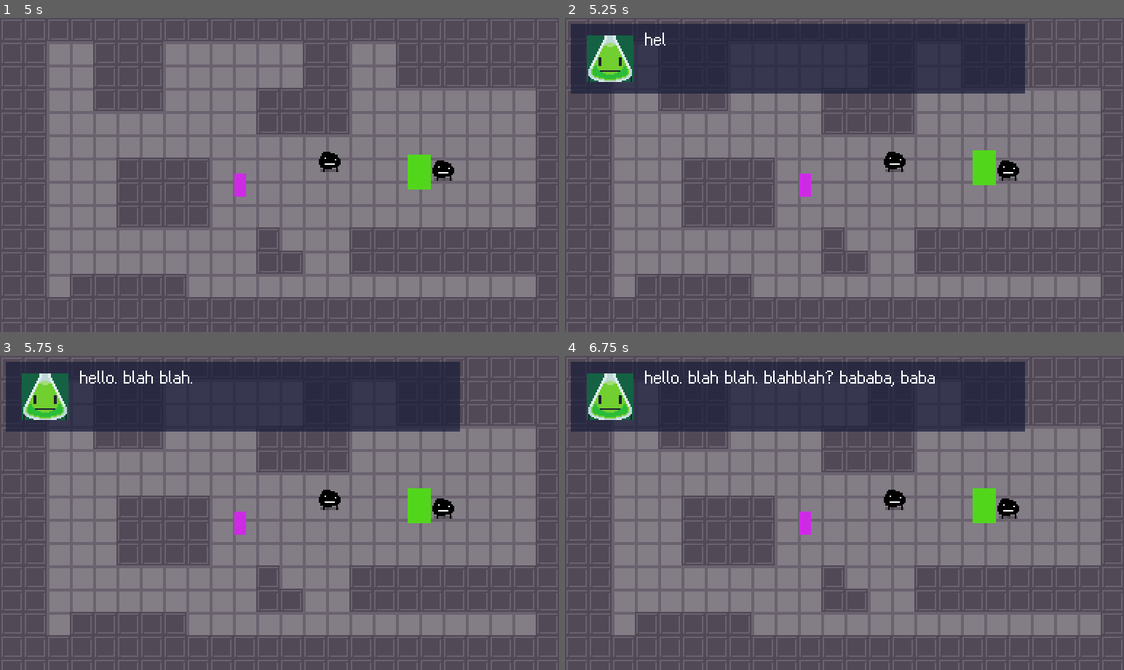
Above: before the commit, frames 1-4 (two rows, left to right).
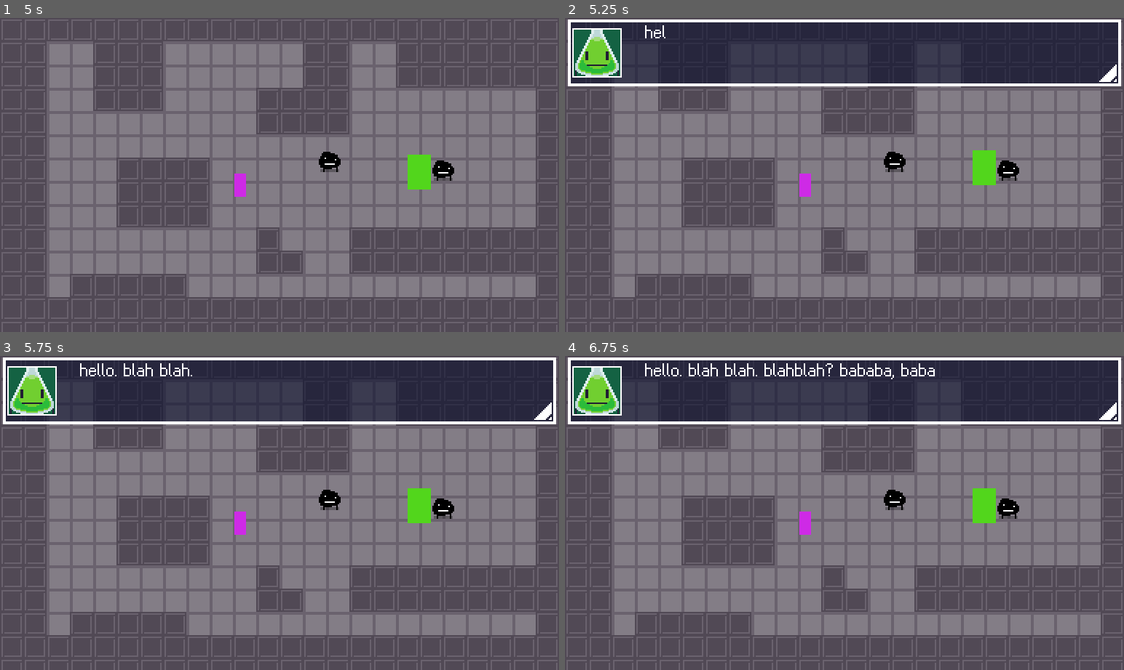
Above: after the commit, the same moments.

Repository: jiink/flask-quest
Game: Godot game, scene res://Rooms/TestRoom/TestRoom.tscn
Same seed, same stepped clock (60 frames per second), same inputs: the game is played once before the commit and once after it.
Inputs:
- Up to frame 1 (5 s): tap Enter at 0.5, 3.5 s; hold Up (up) 0.53-2.03 s; tap Z (a) at 0.6, 2.3, 2.85, 4.55 s; tap X (b) at 0.8, 1.35, 3.05, 3.6 s; tap A (x) at 1.55, 4.35 s; hold A (x) 2.03-2.78 s; hold Left (left) 2.03-3.53 s; tap Space at 2.75 s; hold Down (down) 3.53-4.28 s; hold A (x) 3.53-4.28 s; hold Right (right) from 4.28 s (still down)
- Up to frame 2 (5.25 s): release Right (right) at 5.03 s; hold Up (up) from 5.03 s (still down); tap Z (a) at 5.1 s
- Up to frame 3 (5.75 s): keep holding Up (up); tap X (b) at 5.3 s
- Up to frame 4 (6.75 s): release Up (up) at 5.78 s; hold Right (right) from 5.78 s (still down); tap X (b) at 5.85 s; tap A (x) at 6.05 s; hold A (x) from 6.53 s (still down)

Frame 1 is identical in both runs. In frame 2, 9.2% of the frame differs, in the area x 0-100%, y 0-25%; in frame 3, 9.5%; in frame 4, 10%.
Error before the commit: Invalid call to function 'test_react (via call)' in base 'Node2D (Boque.gd)'. Expected 0 arguments. (res://Engine/dialogue/Diag.gd:154)

Commit message:
Added sprites for dialogue UI instead of lame boxes

Diff:
--- a/Engine/dialogue/Diag.gd
+++ b/Engine/dialogue/Diag.gd
@@ -38,7 +38,7 @@
 			selected_choice = clamp(selected_choice - 1, 0, choices.size() - 1)
 
 
-		select_graphic_offset = selected_choice * 24
+		select_graphic_offset = selected_choice * 30
 		$Choices/Selection.position.y = select_graphic_offset
 
 		if Input.is_action_just_pressed("a") and $TextBox.text == visible_new_text:
--- a/Engine/dialogue/Diag.tscn
+++ b/Engine/dialogue/Diag.tscn
@@ -1,40 +1,29 @@
-[gd_scene load_steps=4 format=2]
+[gd_scene load_steps=7 format=2]
 
 [ext_resource path="res://Engine/dialogue/Diag.gd" type="Script" id=1]
-[ext_resource path="res://NPC/Boque/boqueFaces.png" type="Texture" id=2]
-[ext_resource path="res://Engine/Fonts/FontQuestSmall.tres" type="DynamicFont" id=3]
+[ext_resource path="res://Engine/dialogue/dialogue_box.png" type="Texture" id=2]
+[ext_resource path="res://NPC/Boque/boqueFaces.png" type="Texture" id=3]
+[ext_resource path="res://Engine/Fonts/FontQuestSmall.tres" type="DynamicFont" id=4]
+[ext_resource path="res://Engine/dialogue/dialogue_choice.png" type="Texture" id=5]
+[ext_resource path="res://Engine/dialogue/dialogue_choice_selected.png" type="Texture" id=6]
 
-[node name="Diag" type="Node2D"]
+[node name="Diag" type="Node2D" index="0"]
 
 script = ExtResource( 1 )
 __meta__ = {
-"_edit_group_": true,
 "_edit_lock_": true
 }
 
-[node name="Backing" type="ColorRect" parent="." index="0"]
+[node name="dialogue_box" type="Sprite" parent="." index="0"]
 
-anchor_left = 0.0
-anchor_top = 0.0
-anchor_right = 1.0
-anchor_bottom = 0.0
-margin_left = 4.0
-margin_top = 4.0
-margin_right = 316.0
-margin_bottom = 52.0
-rect_pivot_offset = Vector2( 0, 0 )
-rect_clip_content = false
-mouse_filter = 0
-mouse_default_cursor_shape = 0
-size_flags_horizontal = 1
-size_flags_vertical = 1
-color = Color( 0.0981293, 0.115706, 0.230469, 0.718235 )
-_sections_unfolded = [ "Margin", "Rect" ]
+position = Vector2( 192, 24 )
+texture = ExtResource( 2 )
+_sections_unfolded = [ "Transform", "Z Index" ]
 
 [node name="Face" type="Sprite" parent="." index="1"]
 
-position = Vector2( 31, 28 )
-texture = ExtResource( 2 )
+position = Vector2( 22, 24 )
+texture = ExtResource( 3 )
 vframes = 8
 hframes = 8
 _sections_unfolded = [ "Animation", "Transform" ]
@@ -46,17 +35,17 @@
 anchor_top = 0.0
 anchor_right = 0.0
 anchor_bottom = 0.0
-margin_left = 55.0
-margin_top = 8.0
-margin_right = 373.0
-margin_bottom = 48.0
+margin_left = 45.0
+margin_top = 3.0
+margin_right = 363.0
+margin_bottom = 43.0
 rect_pivot_offset = Vector2( 0, 0 )
 rect_clip_content = false
 mouse_filter = 2
 mouse_default_cursor_shape = 0
 size_flags_horizontal = 1
 size_flags_vertical = 4
-custom_fonts/font = ExtResource( 3 )
+custom_fonts/font = ExtResource( 4 )
 text = "Lorem ipsum dolor sit amet, consectetur adipiscing elit, sed do eiusmod tempor incididunt ut labore et dolore magna aliqua. Ut enim ad minim veniam, quis nostrud exercitation ullamco labor"
 autowrap = true
 percent_visible = 1.0
@@ -73,128 +62,47 @@
 
 [node name="Choices" type="Node2D" parent="." index="3"]
 
-position = Vector2( 338, 52 )
+position = Vector2( 333, 51 )
 _sections_unfolded = [ "Transform", "Visibility" ]
 
-[node name="Backing" type="ColorRect" parent="Choices" index="0"]
+[node name="dialogue_choice" type="Sprite" parent="Choices" index="0"]
 
-editor/display_folded = true
-anchor_left = 0.0
-anchor_top = 0.0
-anchor_right = 1.0
-anchor_bottom = 0.0
-margin_left = -42.0
-margin_right = -22.0
-margin_bottom = 48.0
-rect_pivot_offset = Vector2( 0, 0 )
-rect_clip_content = false
-mouse_filter = 0
-mouse_default_cursor_shape = 0
-size_flags_horizontal = 1
-size_flags_vertical = 1
-color = Color( 0.0981293, 0.115706, 0.230469, 0.718235 )
-_sections_unfolded = [ "Margin", "Rect" ]
-__meta__ = {
-"_edit_lock_": true
-}
+position = Vector2( 16, 10 )
+texture = ExtResource( 5 )
 
-[node name="Label" type="Label" parent="Choices/Backing" index="0"]
+[node name="dialogue_choice2" type="Sprite" parent="Choices" index="1"]
+
+position = Vector2( 16, 40 )
+texture = ExtResource( 5 )
+
+[node name="Selection" type="Node2D" parent="Choices" index="2"]
+
+position = Vector2( 4, 0 )
+_sections_unfolded = [ "Transform" ]
+
+[node name="dialogue_choice_selected" type="Sprite" parent="Choices/Selection" index="0"]
+
+position = Vector2( 12, 10 )
+texture = ExtResource( 6 )
+_sections_unfolded = [ "Transform" ]
+
+[node name="Choice1" type="Label" parent="Choices" index="3"]
 
 anchor_left = 0.0
 anchor_top = 0.0
 anchor_right = 0.0
 anchor_bottom = 0.0
-margin_right = 40.0
-margin_bottom = 14.0
+margin_left = -21.0
+margin_top = 2.0
+margin_right = 53.0
+margin_bottom = 18.0
 rect_pivot_offset = Vector2( 0, 0 )
 rect_clip_content = false
 mouse_filter = 2
 mouse_default_cursor_shape = 0
 size_flags_horizontal = 1
 size_flags_vertical = 4
-percent_visible = 1.0
-lines_skipped = 0
-max_lines_visible = -1
-
-[node name="Selection" type="Node2D" parent="Choices" index="1"]
-
-editor/display_folded = true
-_sections_unfolded = [ "Transform" ]
-__meta__ = {
-"_edit_lock_": true
-}
-
-[node name="Middle" type="ColorRect" parent="Choices/Selection" index="0"]
-
-anchor_left = 0.0
-anchor_top = 0.0
-anchor_right = 0.0
-anchor_bottom = 0.0
-margin_left = -42.0
-margin_right = 42.0
-margin_bottom = 24.0
-rect_pivot_offset = Vector2( 0, 0 )
-rect_clip_content = false
-mouse_filter = 0
-mouse_default_cursor_shape = 0
-size_flags_horizontal = 1
-size_flags_vertical = 1
-color = Color( 1, 1, 1, 0.11051 )
-_sections_unfolded = [ "Rect" ]
-
-[node name="Side1" type="ColorRect" parent="Choices/Selection" index="1"]
-
-anchor_left = 0.0
-anchor_top = 0.0
-anchor_right = 0.0
-anchor_bottom = 0.0
-margin_left = -42.0
-margin_right = -40.0
-margin_bottom = 24.0
-rect_pivot_offset = Vector2( 0, 0 )
-rect_clip_content = false
-mouse_filter = 0
-mouse_default_cursor_shape = 0
-size_flags_horizontal = 1
-size_flags_vertical = 1
-color = Color( 0.933594, 0.880486, 0.0838776, 1 )
-_sections_unfolded = [ "Rect" ]
-
-[node name="Side2" type="ColorRect" parent="Choices/Selection" index="2"]
-
-anchor_left = 0.0
-anchor_top = 0.0
-anchor_right = 0.0
-anchor_bottom = 0.0
-margin_left = 40.0
-margin_right = 42.0
-margin_bottom = 24.0
-rect_pivot_offset = Vector2( 0, 0 )
-rect_clip_content = false
-mouse_filter = 0
-mouse_default_cursor_shape = 0
-size_flags_horizontal = 1
-size_flags_vertical = 1
-color = Color( 0.933594, 0.880486, 0.0838776, 1 )
-_sections_unfolded = [ "Rect" ]
-
-[node name="Choice1" type="Label" parent="Choices" index="2"]
-
-anchor_left = 0.0
-anchor_top = 0.0
-anchor_right = 0.0
-anchor_bottom = 0.0
-margin_left = -37.0
-margin_top = 4.0
-margin_right = 37.0
-margin_bottom = 20.0
-rect_pivot_offset = Vector2( 0, 0 )
-rect_clip_content = false
-mouse_filter = 2
-mouse_default_cursor_shape = 0
-size_flags_horizontal = 1
-size_flags_vertical = 4
-custom_fonts/font = ExtResource( 3 )
+custom_fonts/font = ExtResource( 4 )
 text = "Yes"
 align = 1
 valign = 1
@@ -203,24 +111,27 @@
 lines_skipped = 0
 max_lines_visible = -1
 _sections_unfolded = [ "Anchor", "custom_fonts" ]
+__meta__ = {
+"_edit_lock_": true
+}
 
-[node name="Choice2" type="Label" parent="Choices" index="3"]
+[node name="Choice2" type="Label" parent="Choices" index="4"]
 
 anchor_left = 0.0
 anchor_top = 0.0
 anchor_right = 0.0
 anchor_bottom = 0.0
-margin_left = -37.0
-margin_top = 28.0
-margin_right = 37.0
-margin_bottom = 44.0
+margin_left = -22.0
+margin_top = 31.0
+margin_right = 52.0
+margin_bottom = 47.0
 rect_pivot_offset = Vector2( 0, 0 )
 rect_clip_content = false
 mouse_filter = 2
 mouse_default_cursor_shape = 0
 size_flags_horizontal = 1
 size_flags_vertical = 4
-custom_fonts/font = ExtResource( 3 )
+custom_fonts/font = ExtResource( 4 )
 text = "No"
 align = 1
 valign = 1
@@ -229,3 +140,6 @@
 lines_skipped = 0
 max_lines_visible = -1
 _sections_unfolded = [ "Anchor", "Rect", "custom_fonts" ]
+__meta__ = {
+"_edit_lock_": true
+}
--- a/Engine/dialogue/DiagPiece.tscn
+++ b/Engine/dialogue/DiagPiece.tscn
@@ -1,12 +1,15 @@
 [gd_scene load_steps=2 format=2]
 
 [ext_resource path="res://Engine/dialogue/DiagPiece.gd" type="Script" id=1]
-
 
 [node name="DiagPiece" type="Node" index="0"]
 
 script = ExtResource( 1 )
 key = "Null"
-message = null
+message = ""
 text_delay = null
-face = "neutral"
+no_face = false
+expression = "(none)"
+face_texture = null
+function = ""
+args = null
--- a/Rooms/TestRoom/TestRoom.tscn
+++ b/Rooms/TestRoom/TestRoom.tscn
@@ -13,7 +13,7 @@
 [ext_resource path="res://Items/TestItem.tscn" type="PackedScene" id=11]
 [ext_resource path="res://Engine/dialogue/Diag.tscn" type="PackedScene" id=12]
 
-[node name="TestRoom" type="Node"]
+[node name="TestRoom" type="Node" index="0"]
 
 script = ExtResource( 1 )
 battle_bg = ExtResource( 2 )
@@ -111,70 +111,35 @@
 [node name="DiagPiece" parent="YSort/Boque/DialogueTree" index="0" instance=ExtResource( 8 )]
 
 message = "hello. blah blah. blahblah? bababa, baba."
-no_face = false
-expression = "(none)"
-face_texture = null
-function = "test_react"
-args = [ "poopy", 2, 4 ]
 
 [node name="DiagPiece2" parent="YSort/Boque/DialogueTree/DiagPiece" index="0" instance=ExtResource( 8 )]
 
 key = "yeah"
 message = "cool"
-no_face = false
-expression = "(none)"
-face_texture = null
-function = ""
-args = null
 
 [node name="DiagPiece3" parent="YSort/Boque/DialogueTree/DiagPiece" index="1" instance=ExtResource( 8 )]
 
 key = "no"
 message = "man"
-no_face = false
-expression = "(none)"
-face_texture = null
-function = ""
-args = null
 
 [node name="DiagPiece3" parent="YSort/Boque/DialogueTree/DiagPiece/DiagPiece3" index="0" instance=ExtResource( 8 )]
 
 message = "really?"
 text_delay = 0.07
-no_face = false
-expression = "(none)"
-face_texture = null
-function = ""
-args = null
 
 [node name="DiagPiece2" parent="YSort/Boque/DialogueTree/DiagPiece/DiagPiece3/DiagPiece3" index="0" instance=ExtResource( 8 )]
 
 key = "yep"
 message = "heck you. "
-no_face = false
-expression = "(none)"
-face_texture = null
-function = ""
-args = null
 
 [node name="DiagPiece3" parent="YSort/Boque/DialogueTree/DiagPiece/DiagPiece3/DiagPiece3/DiagPiece2" index="0" instance=ExtResource( 8 )]
 
-message = ""
-no_face = false
-expression = "(none)"
-face_texture = null
 function = "enter_battle"
-args = null
 
 [node name="DiagPiece" parent="YSort/Boque/DialogueTree/DiagPiece/DiagPiece3/DiagPiece3" index="1" instance=ExtResource( 8 )]
 
 key = "nope"
 message = "wow dumy"
-no_face = false
-expression = "(none)"
-face_texture = null
-function = ""
-args = null
 
 [node name="Boque2" parent="YSort" index="1" instance=ExtResource( 5 )]
 
@@ -187,20 +152,11 @@
 [node name="DiagPiece" parent="YSort/Boque2/DialogueTree" index="0" instance=ExtResource( 8 )]
 
 message = "battle time"
-no_face = false
-expression = "(none)"
-face_texture = null
-function = ""
-args = null
 
 [node name="DiagPiece2" parent="YSort/Boque2/DialogueTree/DiagPiece" index="0" instance=ExtResource( 8 )]
 
-message = ""
-no_face = false
 expression = "sidemouth"
-face_texture = null
 function = "enter_battle"
-args = null
 
 [node name="Player" parent="YSort" index="2" instance=ExtResource( 9 )]
 
Binary file added: Engine/dialogue/dialogue_box.png
Not shown, added: Engine/dialogue/dialogue_box.png.import
Binary file added: Engine/dialogue/dialogue_choice.png
Not shown, added: Engine/dialogue/dialogue_choice.png.import
Binary file added: Engine/dialogue/dialogue_choice_selected.png
Not shown, added: Engine/dialogue/dialogue_choice_selected.png.import
